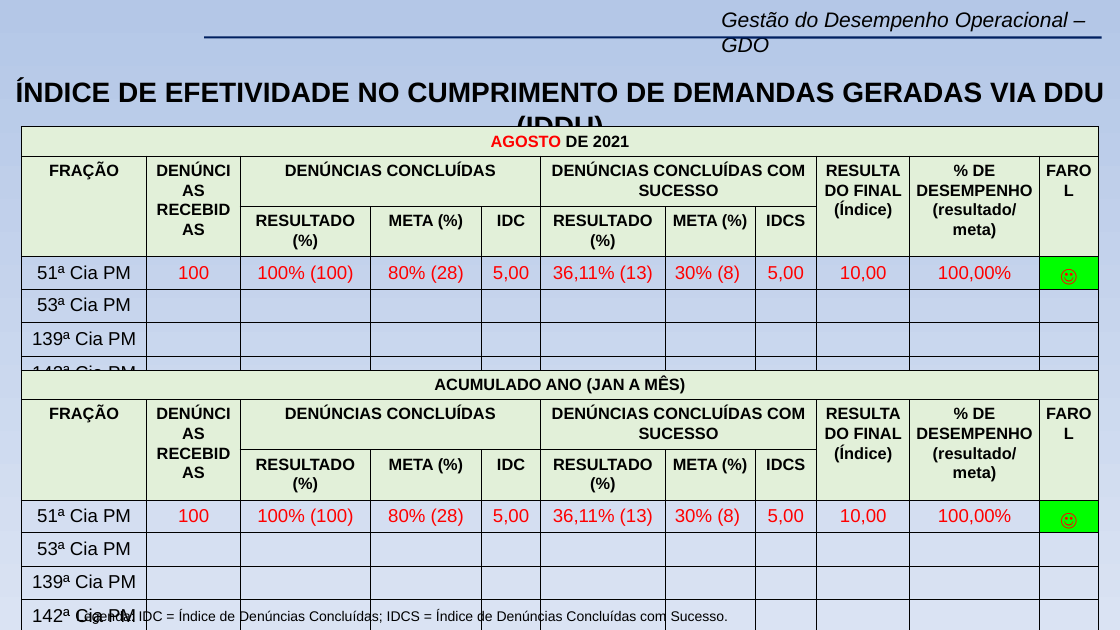
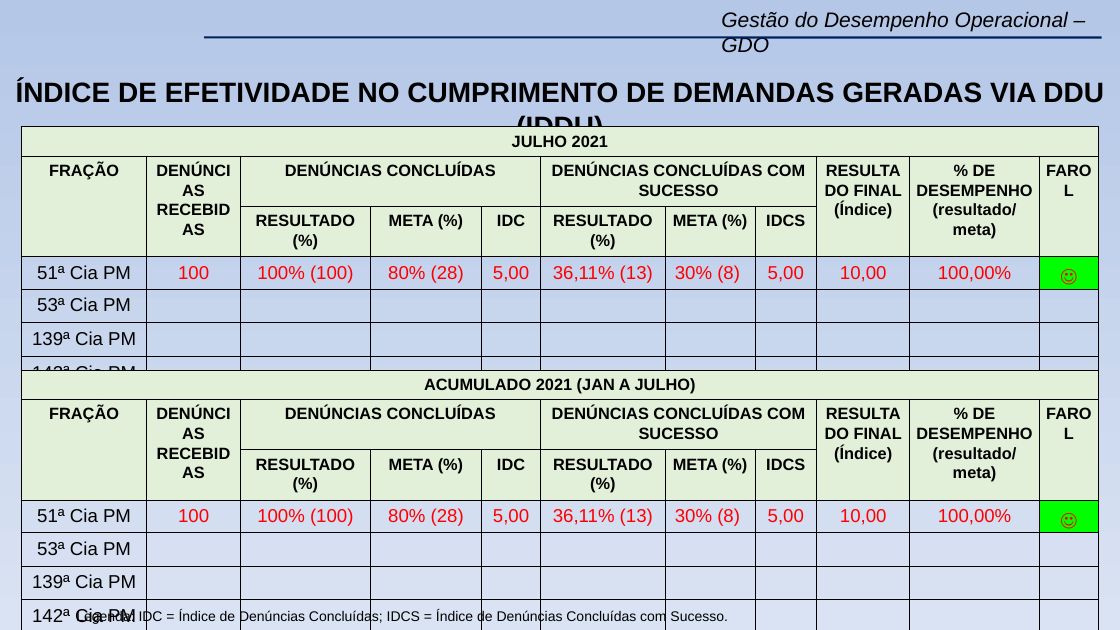
Before and after one commit to WENDEL4891/apresentacao_gdo, a slide deck: slide 17 of files/2021/7/GDO 23º BPM - JULHO-2021.pptx. Drawn at 1120x630 pixels with LibreOffice and Linux fonts; fonts in the diff are those of the drawing; background and template pictures are left out. Boxes give left, top, right and bottom in pixels: in the first picture for what was removed or moved away, otherwise in the second. Text is boxed around its words. In the diff, an @@ line names an element or a change of style, - is before the commit and + after.

```diff
--- a/files/2021/7/GDO 23º BPM - JULHO-2021.pptx
+++ b/files/2021/7/GDO 23º BPM - JULHO-2021.pptx
@@ table at (21,127,1098,474) @@
-row 1, column 1: AGOSTO DE 2021
+row 1, column 1: JULHO 2021
@@ table at (21,371,1098,630) @@
-row 1, column 1: ACUMULADO ANO (JAN A MÊS)
+row 1, column 1: ACUMULADO 2021 (JAN A JULHO)
```
Also in this commit, not shown: 30 other slides changed, 8 other files.
